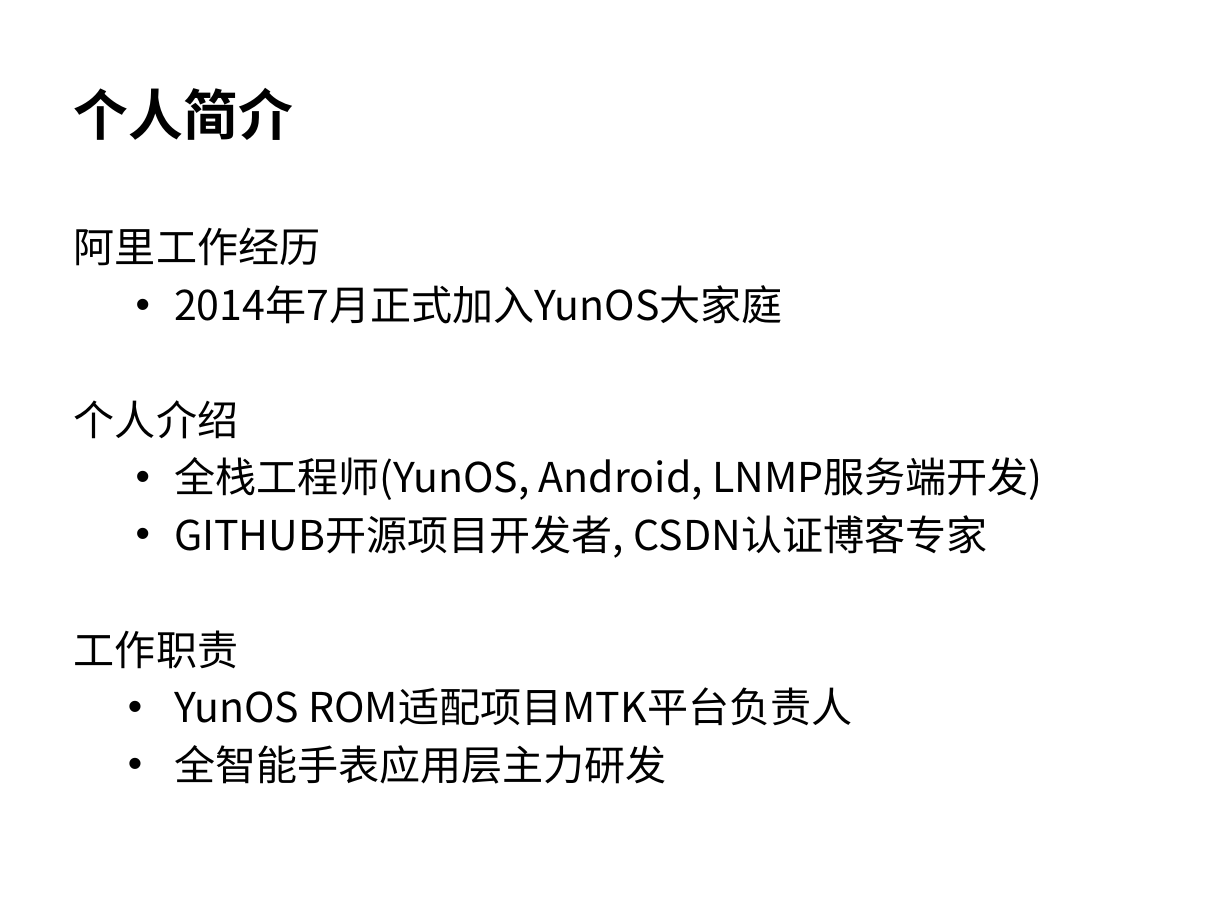
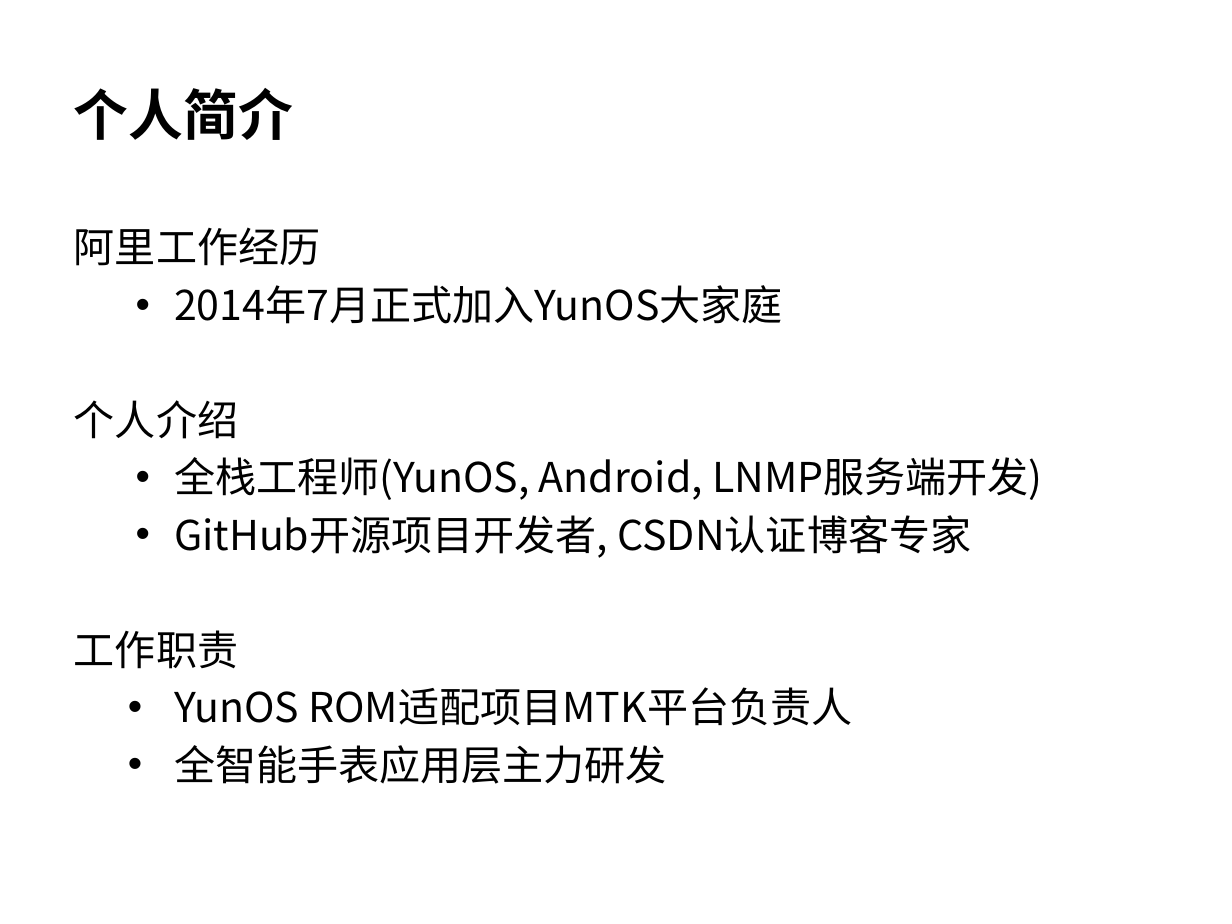
Before and after one commit to wangzhengyi/WangZhengyi, a slide deck: slide 2 of promote/2016-promote-p6.pptx. Drawn at 1232x924 pixels with LibreOffice and Linux fonts; fonts in the diff are those of the drawing. Boxes give left, top, right and bottom in pixels: in the first picture for what was removed or moved away, otherwise in the second. Text is boxed around its words. In the diff, an @@ line names an element or a change of style, - is before the commit and + after.

Commit message:
修改GITHUB为GitHub

```diff
--- a/promote/2016-promote-p6.pptx
+++ b/promote/2016-promote-p6.pptx
@@ text at bbox=[174, 515, 971, 558]: text changed @@
-  • GITHUB开源项目开发者, CSDN认证博客专家
+  • GitHub开源项目开发者, CSDN认证博客专家
```
